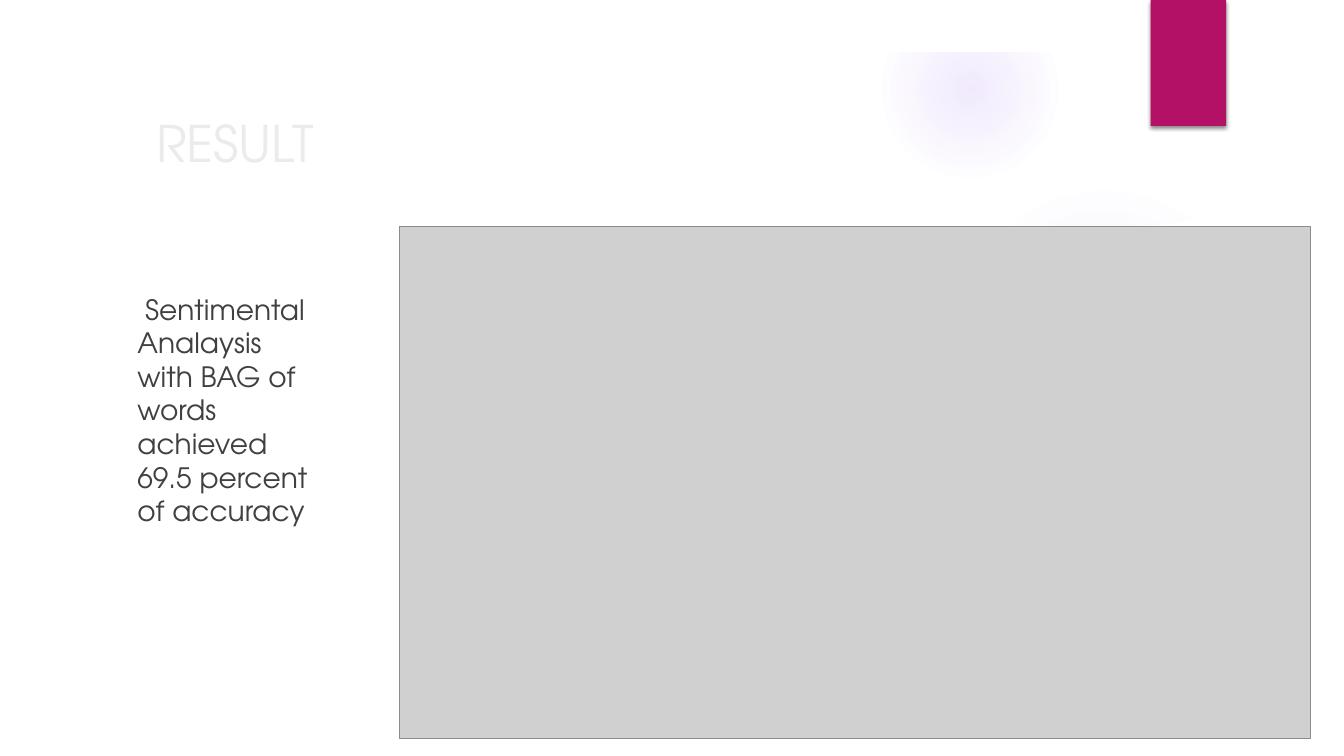
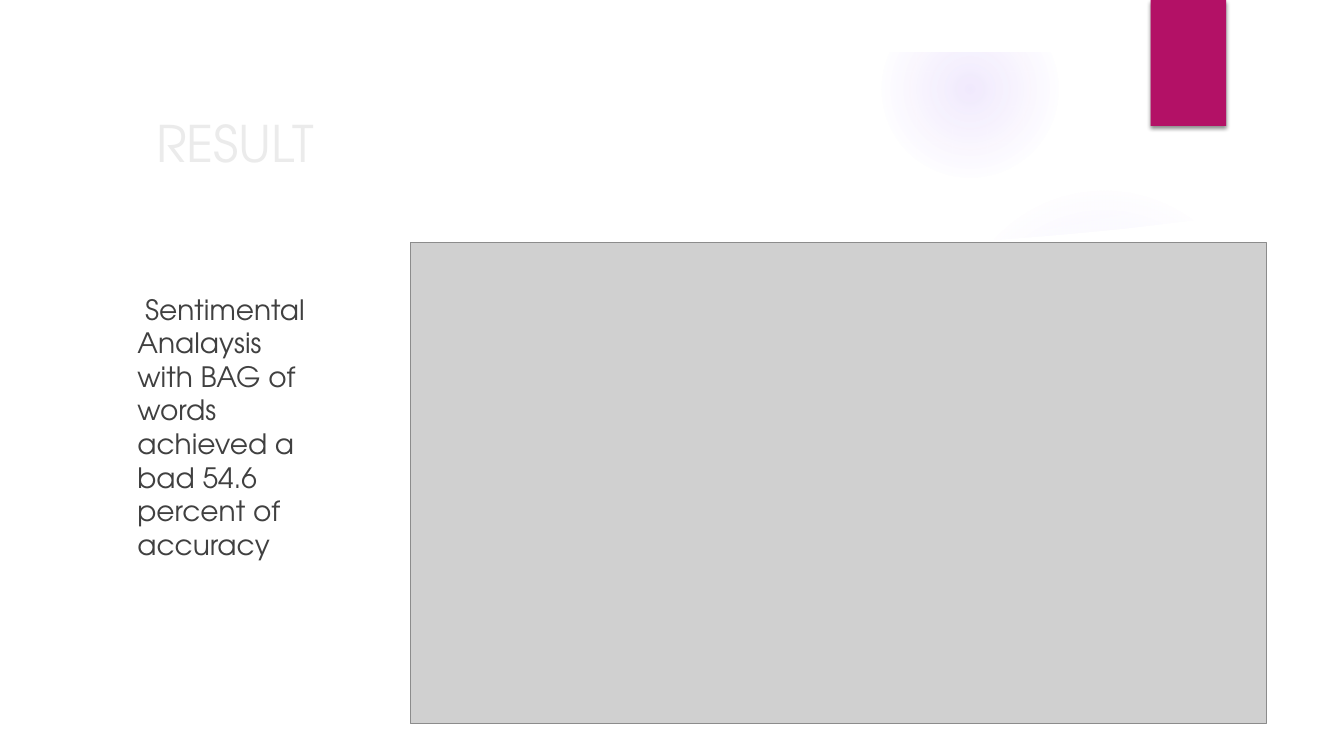
Before and after one commit to Hari-pyt/Sentimental-Analysis-with-bag-of-words-and-naive-bayesian-with-R-language, a slide deck: slide 22 of presentation.pptx. Drawn at 1344x756 pixels with LibreOffice and Linux fonts; fonts in the diff are those of the drawing; grey boxes stand for pictures; background and template pictures are left out. Boxes give left, top, right and bottom in pixels: in the first picture for what was removed or moved away, otherwise in the second. Text is boxed around its words. In the diff, an @@ line names an element or a change of style, - is before the commit and + after.

```diff
--- a/presentation.pptx
+++ b/presentation.pptx
@@ picture resized from (x1=400, y1=227, x2=1311, y2=739) to (x1=410, y1=243, x2=1266, y2=724) @@
@@ text at (x1=137, y1=299, x2=305, y2=561): text changed @@
-Sentimental Analaysis with BAG of words achieved 69.5 percent of accuracy
+Sentimental Analaysis with BAG of words achieved a bad 54.6 percent of accuracy
```
Also in this commit, not shown: 4 other slides changed, 1 slide removed, 2 other files.
